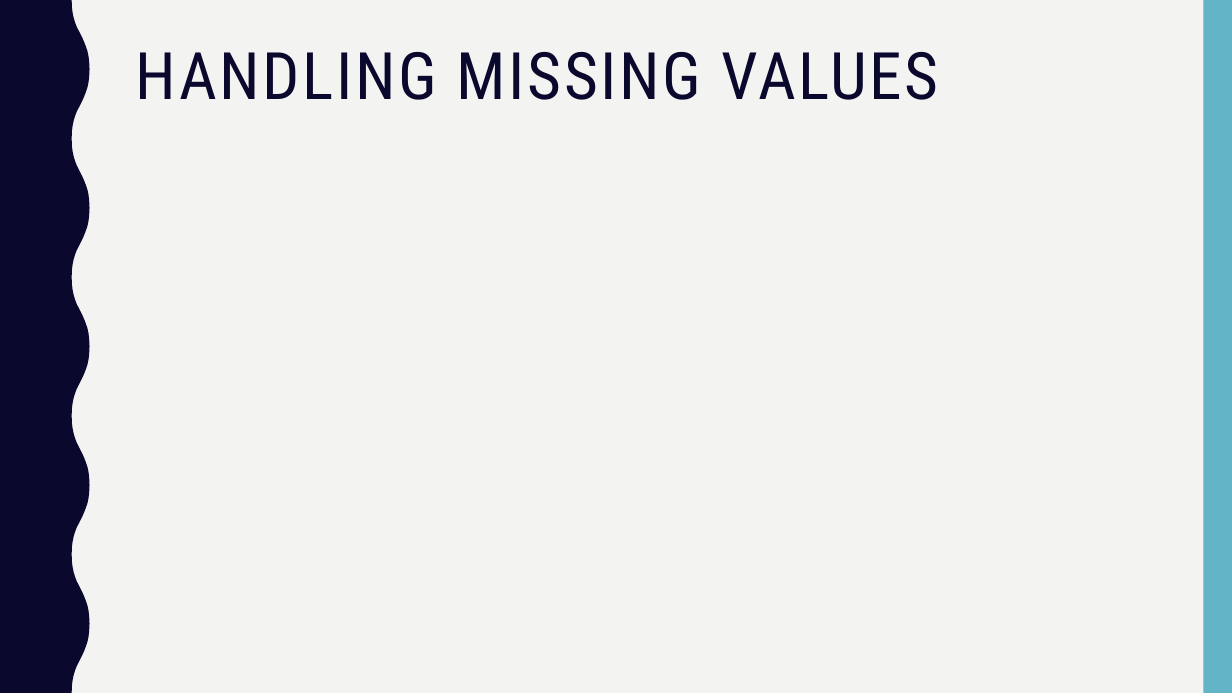
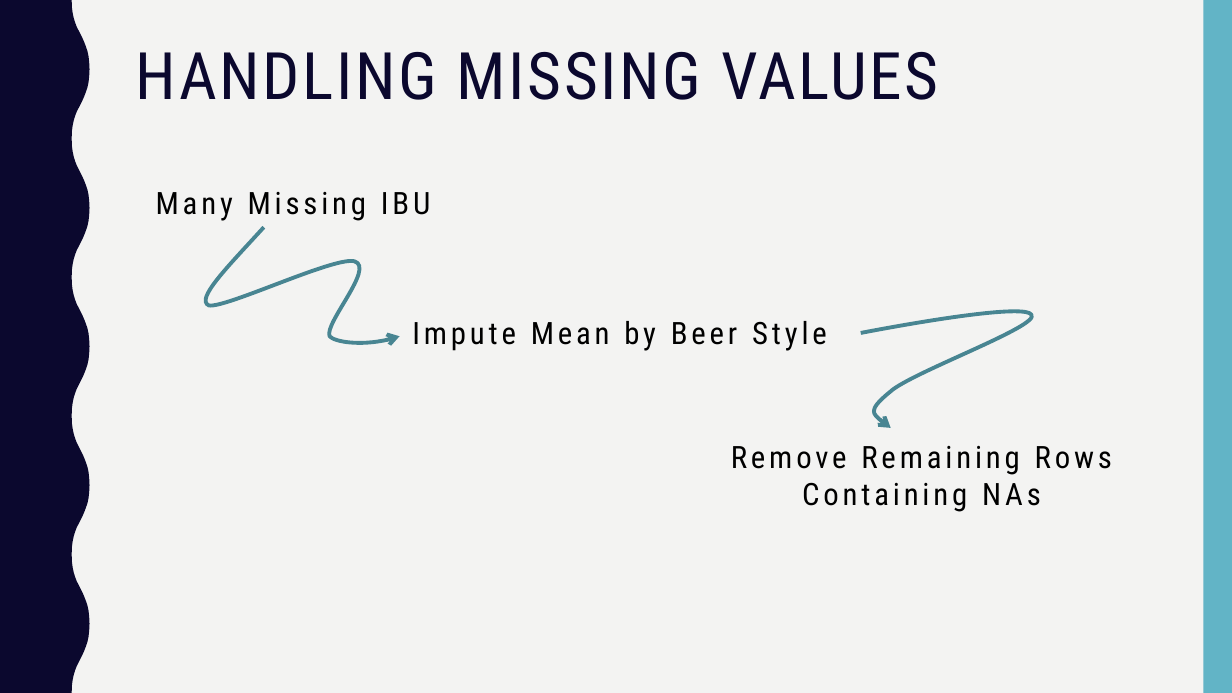
Before and after one commit to mattfarrow1/6306-project-1, a slide deck: slide 3 of docs/Matt_Farrow_Megan_Ball_DS6306_EDA.pptx. Drawn at 1232x693 pixels with LibreOffice and Linux fonts; fonts in the diff are those of the drawing. Boxes give left, top, right and bottom in pixels: in the first picture for what was removed or moved away, otherwise in the second. Text is boxed around its words. In the diff, an @@ line names an element or a change of style, - is before the commit and + after.

```diff
--- a/docs/Matt_Farrow_Megan_Ball_DS6306_EDA.pptx
+++ b/docs/Matt_Farrow_Megan_Ball_DS6306_EDA.pptx
@@ text added at <box>156,192,430,221</box>, 24 pt, text #000000 @@
+Many Missing IBU
@@ freeform shape added at <box>205,227,399,344</box>, outline #498592 3 pt @@
@@ text added at <box>412,321,827,351</box>, 24 pt, text #000000 @@
+Impute Mean by Beer Style
@@ freeform shape added at <box>861,311,1032,428</box>, outline #498592 3 pt @@
@@ text added at <box>731,446,1112,512</box>, 24 pt, text #000000 @@
+Remove Remaining Rows
+Containing NAs
```
Also in this commit, not shown: 1 other slide changed, 1 slide added, 1 slide removed.
